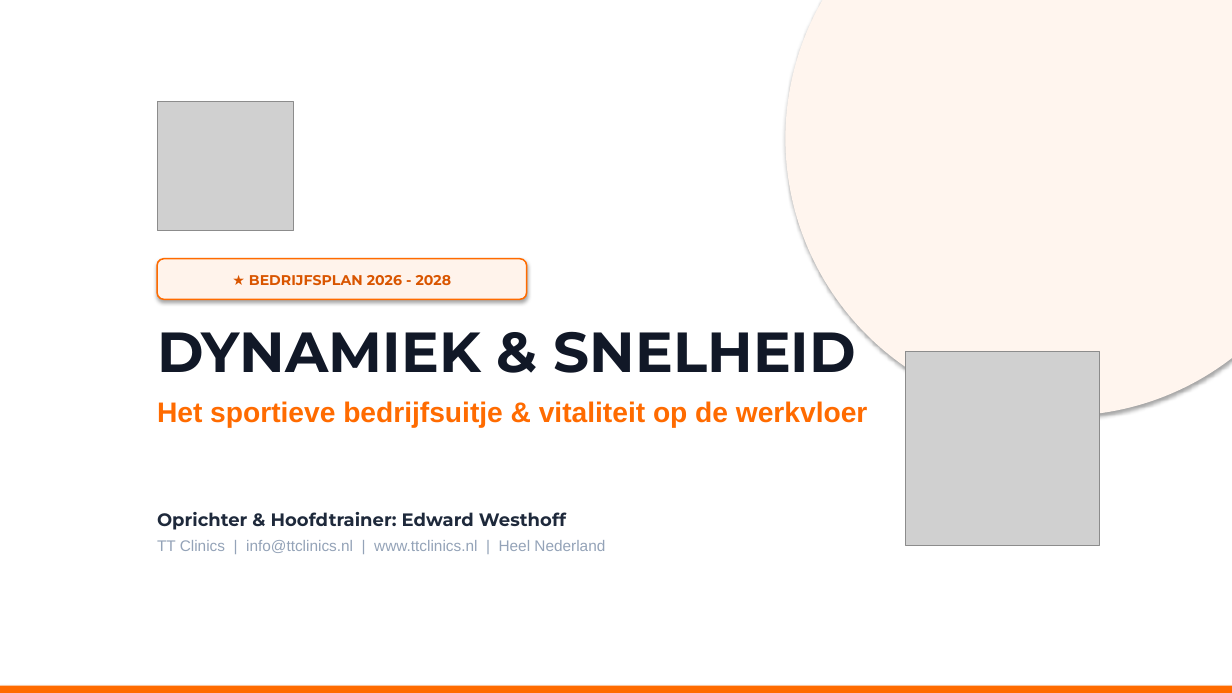
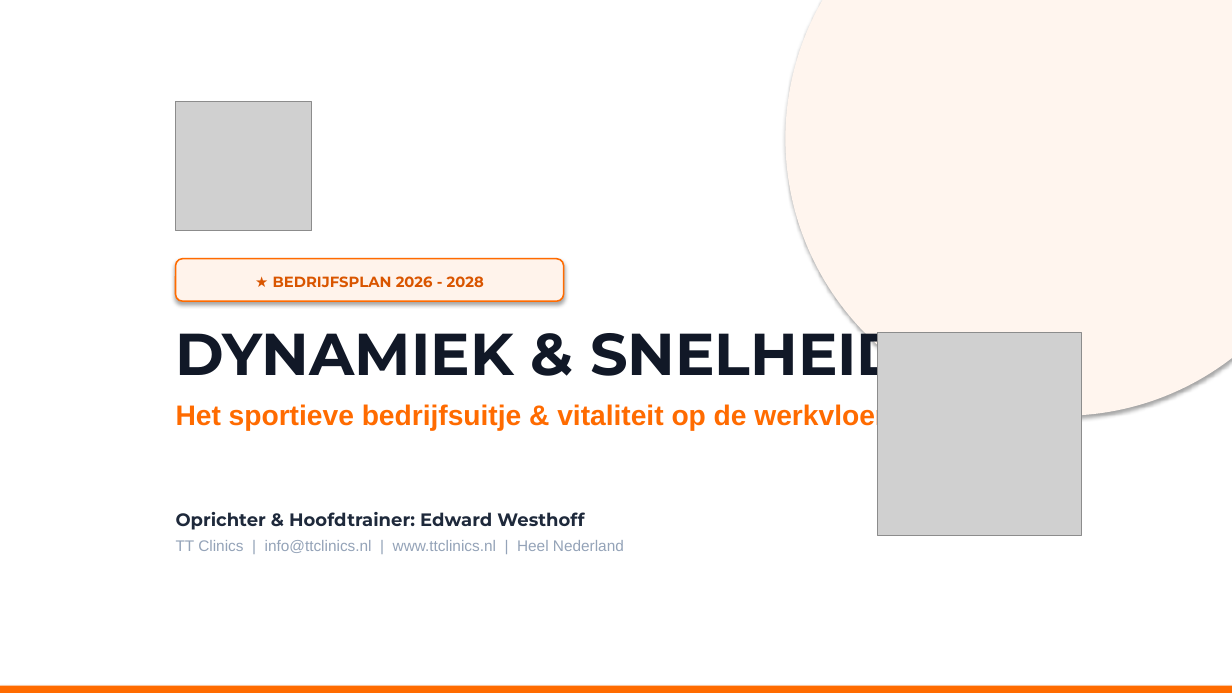
Before and after one commit to radder1972/TTClinics, a slide deck: slide 1 of TT_Clinics_Bedrijfsplan.pptx. Drawn at 1232x693 pixels with LibreOffice and Linux fonts; fonts in the diff are those of the drawing; grey boxes stand for pictures. Boxes give left, top, right and bottom in pixels: in the first picture for what was removed or moved away, otherwise in the second. Text is boxed around its words. In the diff, an @@ line names an element or a change of style, - is before the commit and + after.

Commit message:
Align icons with website SVG style, enlarge Edward photo and typography, and increase slide inner margins

```diff
--- a/TT_Clinics_Bedrijfsplan.pptx
+++ b/TT_Clinics_Bedrijfsplan.pptx
@@ picture: place and size @@
-picture at (157, 102, 293, 231)
+picture at (176, 102, 311, 231)
@@ rounded rectangle "★ BEDRIJFSPLAN 2026 - 2028": place and size @@
-rounded rectangle "★ BEDRIJFSPLAN 2026 - 2028" at (157, 259, 527, 299)
+rounded rectangle "★ BEDRIJFSPLAN 2026 - 2028" at (176, 259, 564, 301)
@@ rounded rectangle "★ BEDRIJFSPLAN 2026 - 2028" at (176, 259, 564, 301): size 11 to 11.5 pt @@
@@ text at (176, 318, 906, 389): size 44 to 46 pt in "DYNAMIEK & SNELHEID" @@
@@ text "DYNAMIEK & SNELHEID": place and size @@
-text "DYNAMIEK & SNELHEID" at (157, 317, 868, 428)
+text "DYNAMIEK & SNELHEID" at (176, 318, 906, 431)
@@ picture: place and size @@
-picture at (906, 351, 1100, 545)
+picture at (878, 333, 1081, 536)
@@ text "Oprichter & Hoofdtrainer: Edward Westhoff": place and size @@
-text "Oprichter & Hoofdtrainer: Edward Westhoff" at (157, 512, 605, 553)
+text "Oprichter & Hoofdtrainer: Edward Westhoff" at (176, 512, 624, 553)
```
Also in this commit, not shown: 10 other slides changed, 8 other files.
